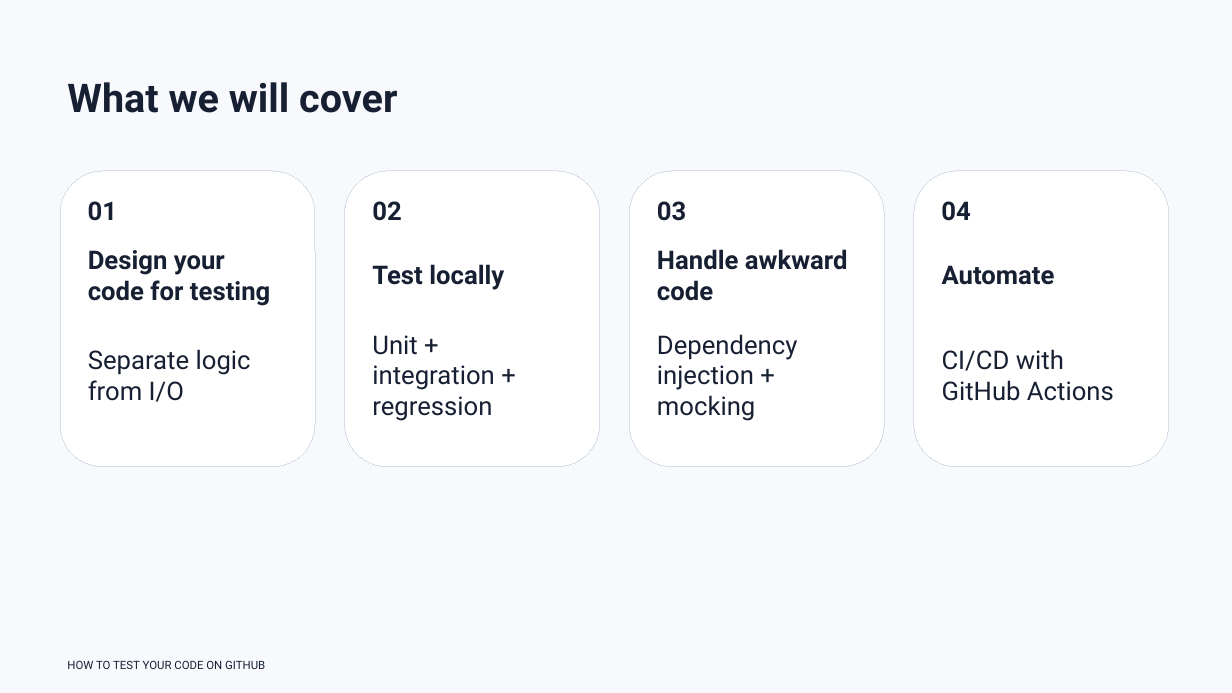
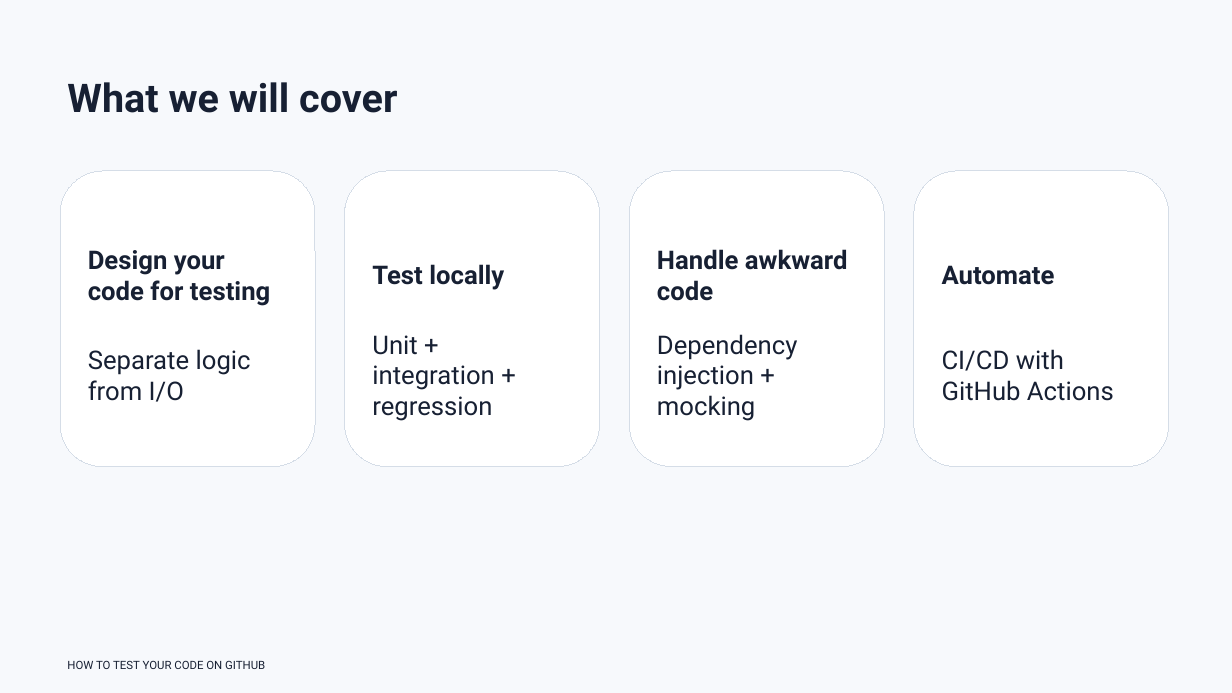
Before and after one commit to rbesenczi/my_ols, a slide deck: slide 3 of presentation/how_to_test_your_code.pptx. Drawn at 1232x693 pixels with LibreOffice and Linux fonts; fonts in the diff are those of the drawing. Boxes give left, top, right and bottom in pixels: in the first picture for what was removed or moved away, otherwise in the second. Text is boxed around its words. In the diff, an @@ line names an element or a change of style, - is before the commit and + after.

```diff
--- a/presentation/how_to_test_your_code.pptx
+++ b/presentation/how_to_test_your_code.pptx
@@ text removed at <box>88,201,117,221</box> @@
-01
@@ text removed at <box>372,201,401,221</box> @@
-02
@@ text removed at <box>657,201,686,221</box> @@
-03
@@ text removed at <box>941,201,970,221</box> @@
-04
```
Also in this commit, not shown: 24 other slides changed, 2 slides added.
